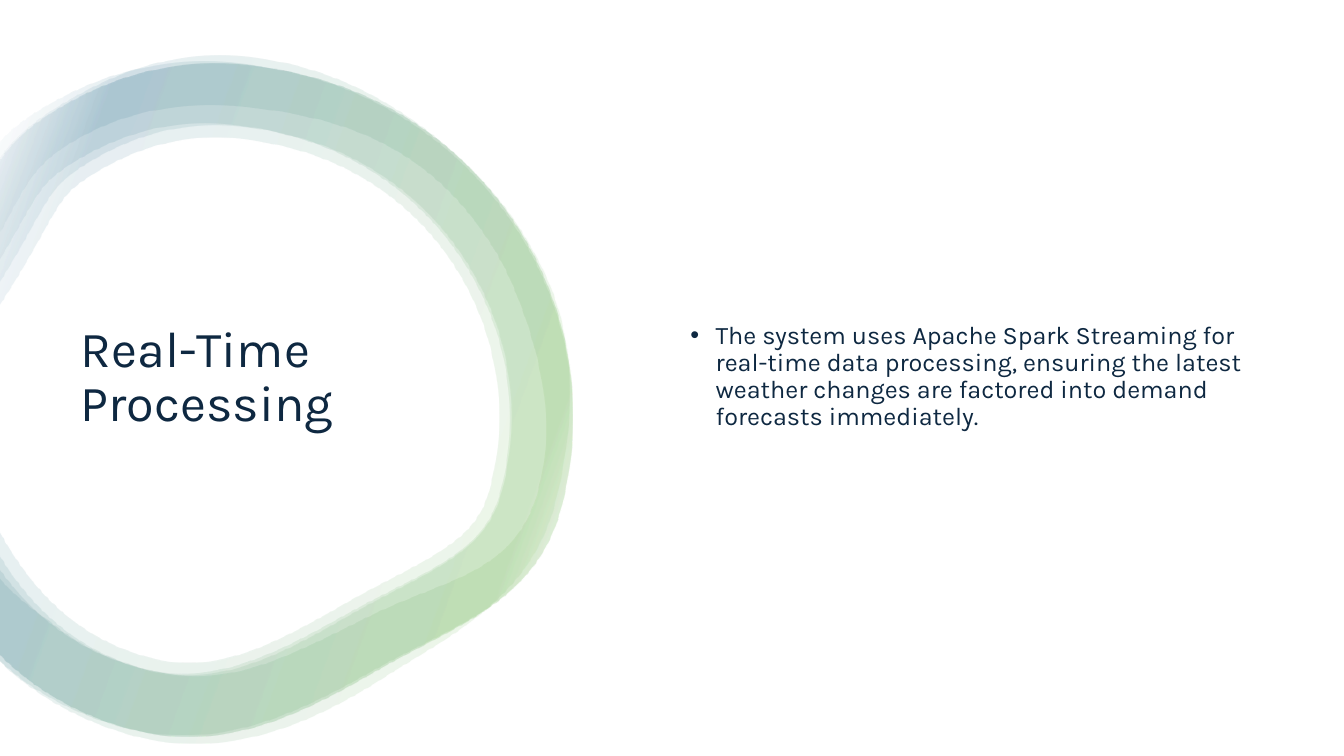
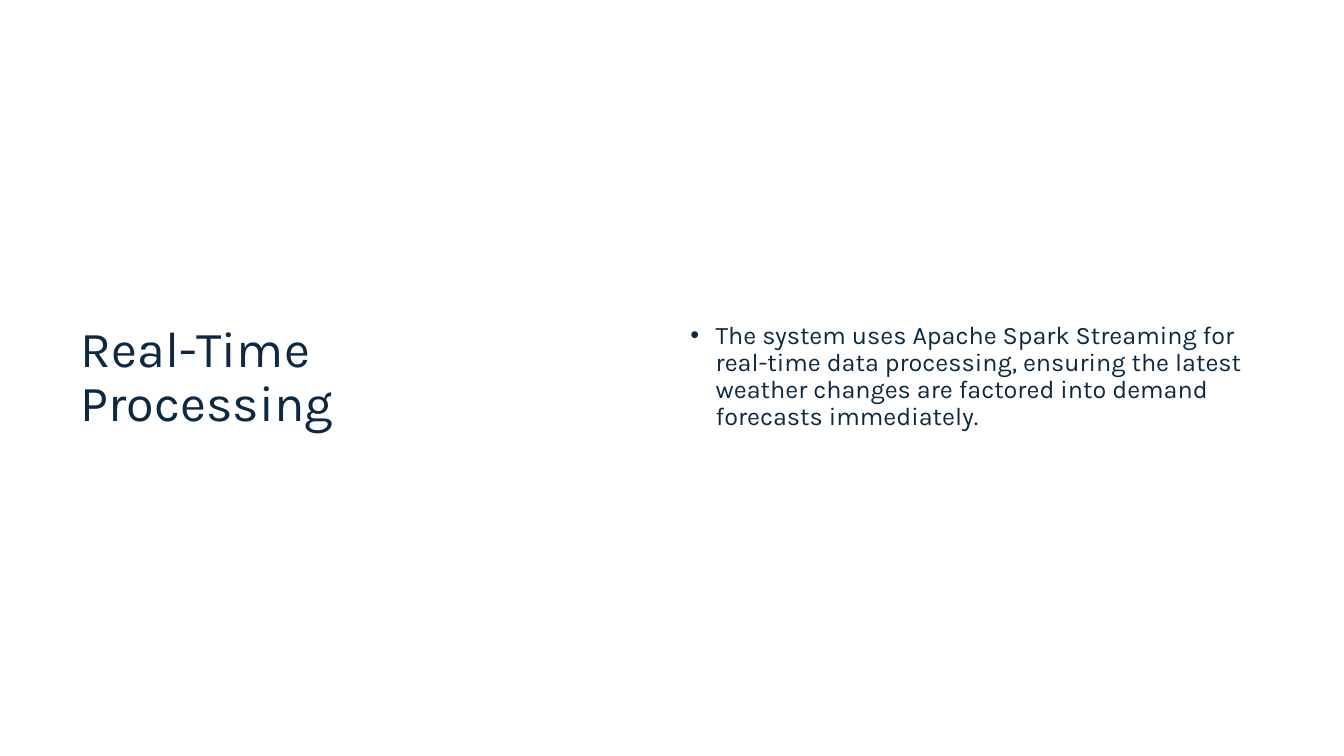
Before and after one commit to monikatyagiisc/grid-optimization-with-weather, a slide deck: slide 8 of DataEnggFinalProjectPPT.pptx. Drawn at 1344x756 pixels with LibreOffice and Linux fonts; fonts in the diff are those of the drawing. Boxes give left, top, right and bottom in pixels: in the first picture for what was removed or moved away, otherwise in the second. Text is boxed around its words. In the diff, an @@ line names an element or a change of style, - is before the commit and + after.

```diff
--- a/DataEnggFinalProjectPPT.pptx
+++ b/DataEnggFinalProjectPPT.pptx
@@ rectangle removed at [0, 0, 1344, 756] @@
@@ group removed at [0, 56, 574, 744]: 4 freeform shapes @@
```
Also in this commit, not shown: 13 other slides changed, 1 slide added.
